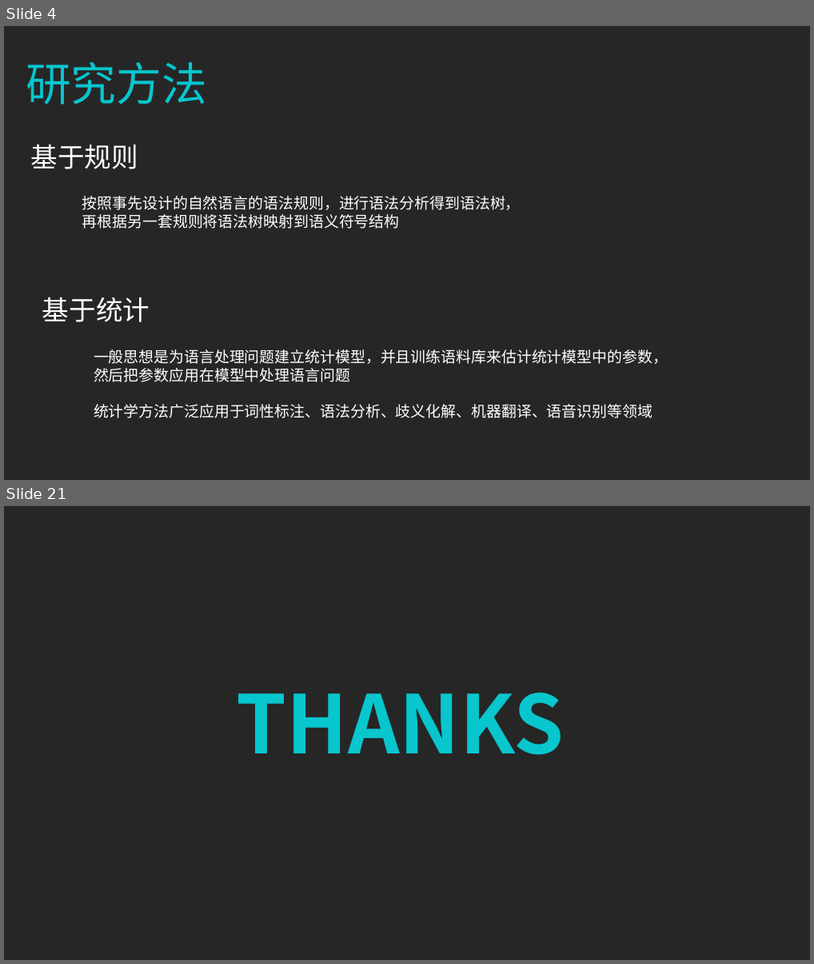
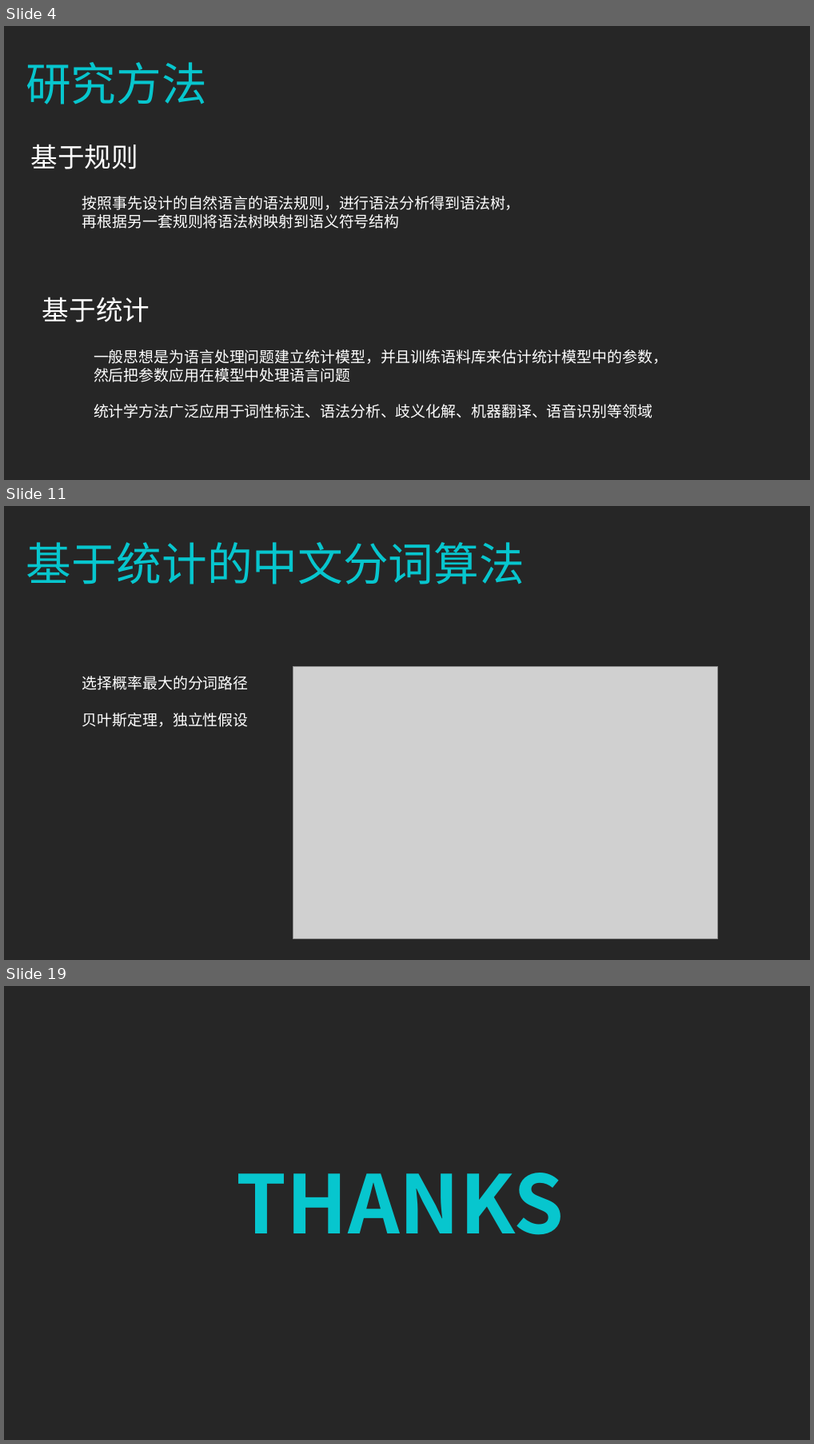
Before and after one commit to zhazhaxia/koa-project, a slide deck: routers/nlp/NLP分词.ppt. Shown one above the other, each under a label of ours: slides 4 and 21 before the commit, slides 4, 11 and 19 after it; the slides between them are not shown. The pictures are 814x964 and 814x1444 pixels, drawn with LibreOffice and Linux fonts; fonts in the diff are those of the drawing; grey boxes stand for pictures. Boxes give left, top, right and bottom in pixels: in the first picture for what was removed or moved away, otherwise in the second. Text is boxed around its words. In the diff, an @@ line names an element or a change of style, - is before the commit and + after.

```diff
--- a/routers/nlp/NLP分词.ppt
+++ b/routers/nlp/NLP分词.ppt
@@ slide 11 added at bbox=[4, 506, 810, 960], background #262626 @@
@@ text added at bbox=[26, 542, 525, 584], 54 pt, text #07C6CE @@
+基于统计的中文分词算法
@@ picture added at bbox=[293, 666, 718, 938] @@
@@ text added at bbox=[82, 676, 249, 727], 18 pt, text #FFFFFF @@
+选择概率最大的分词路径
+贝叶斯定理，独立性假设
@@ what was slide 21 is now slide 19 @@
```
Also in this commit, not shown: 13 other slides added, 16 slides removed, 1 other file.
